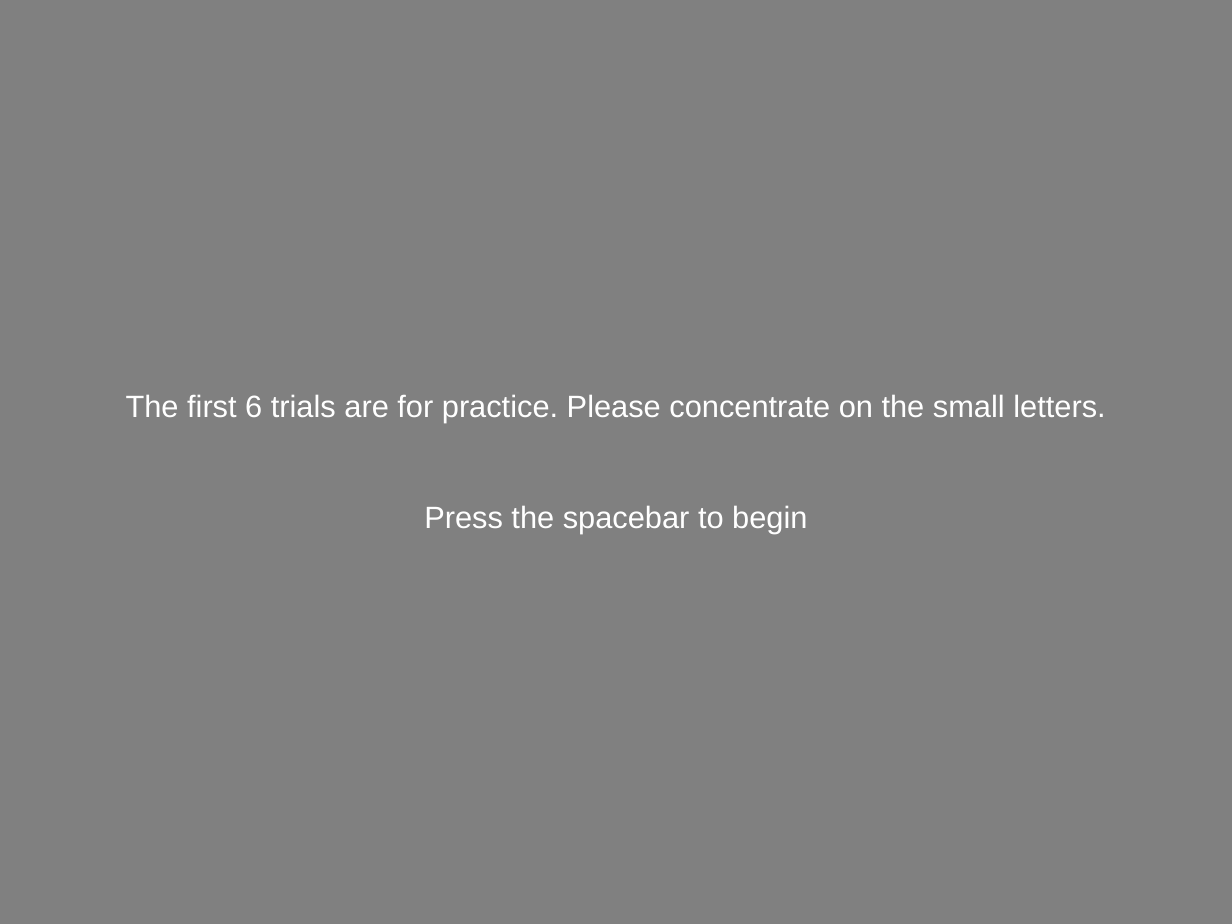
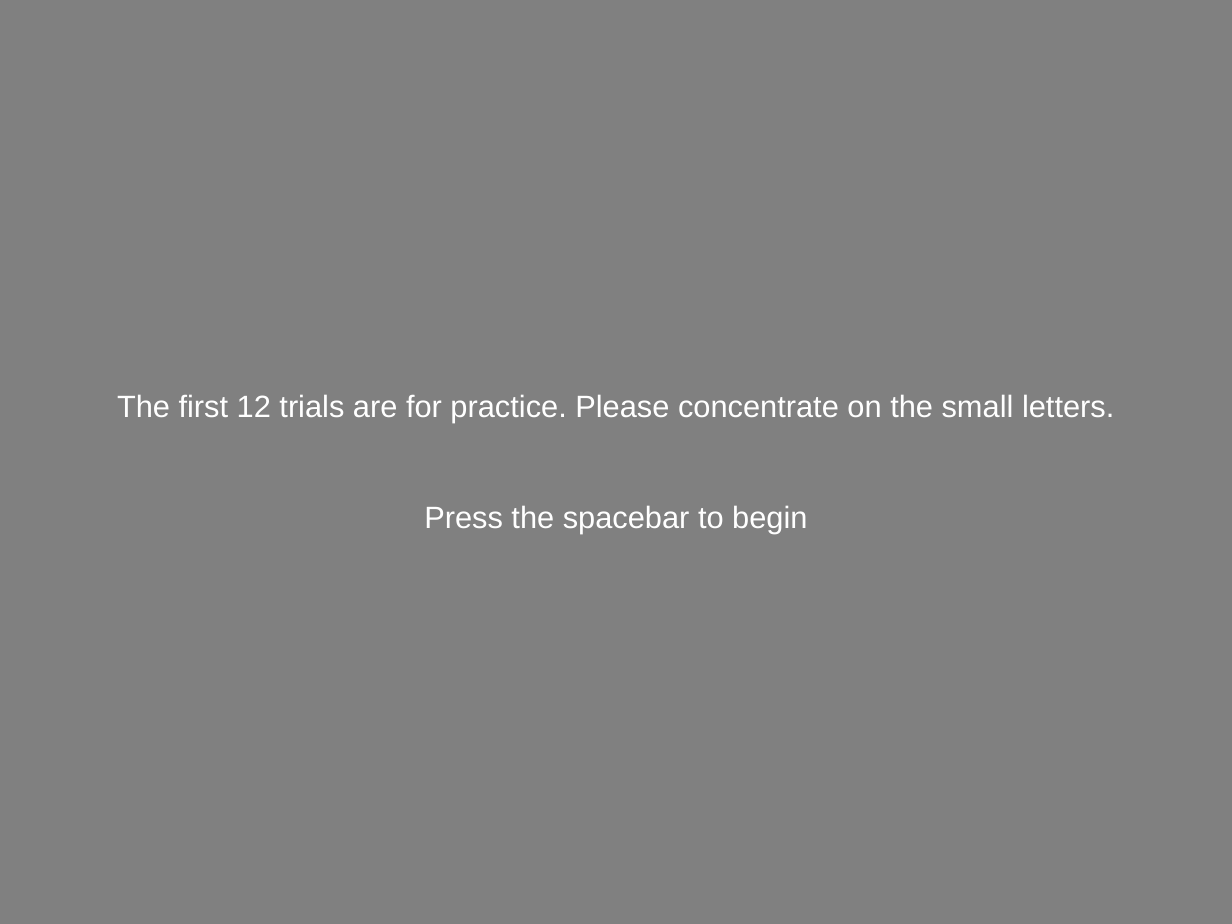
Before and after one commit to Roman-Belenya/psychophysics, a slide deck: slide 11 of images/instructions/instructions.pptx. Drawn at 1232x924 pixels with LibreOffice and Linux fonts; fonts in the diff are those of the drawing. Boxes give left, top, right and bottom in pixels: in the first picture for what was removed or moved away, otherwise in the second. Text is boxed around its words. In the diff, an @@ line names an element or a change of style, - is before the commit and + after.

```diff
--- a/images/instructions/instructions.pptx
+++ b/images/instructions/instructions.pptx
@@ text at (x1=117, y1=394, x2=1114, y2=423): text changed @@
-The first 6 trials are for practice. Please concentrate on the small letters.
+The first 12 trials are for practice. Please concentrate on the small letters.
```
Also in this commit, not shown: 1 other slide changed, 18 other files.
